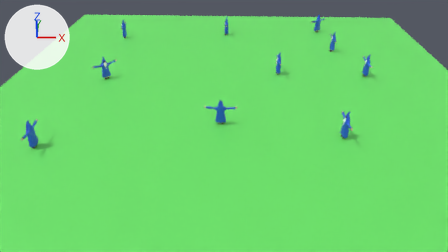
Before and after pictures for a commit that changed the Blender file assets/world.blend.
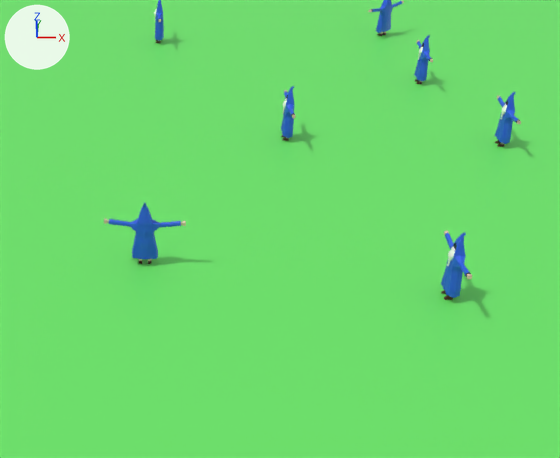
There are two pictures of each version: one from the file's camera 'camera', one close up on the part from 36% to 87% of the width and 7% to 80% of the height. The axes (+X, +Y, +Z) are drawn at upper left. The lights are the same throughout. The last two pictures show the newer version.

The first close-up shows 'Wizzard 4.011', 'Wizzard 4.014', 'Wizzard 4.017', 'Wizzard 4.019', 'floor' and 3 more.
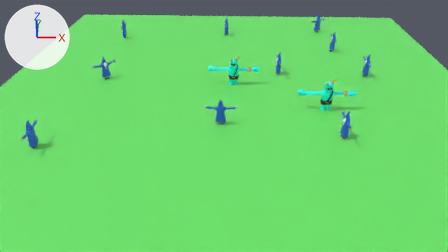
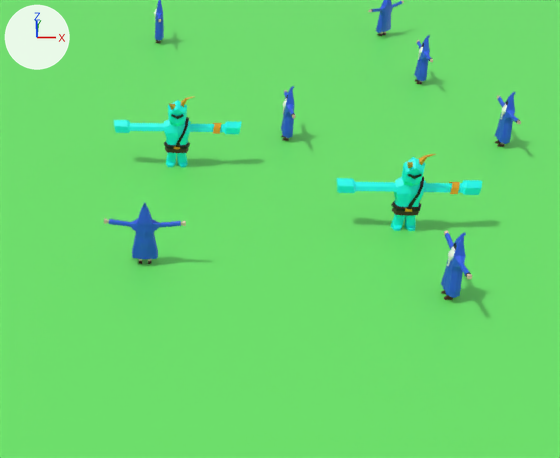
Where the change shows, as pixel boxes (x1, y1, x2, y2) in the close-ups (560 x 458 px):
```json
{"object": "Ogre.001", "change": "added", "after": [336, 154, 482, 231], "faces in mat_ogre_green_002 (cyan #00fff7)": [336, 157, 482, 231], "faces in mat_ogre_black_002 (black #0a0a0a)": [391, 174, 424, 212], "faces in mat_ogre_gold_003 (orange #e7a40f)": [405, 154, 460, 212], "faces in mat_ogre_brown_003 (brown #4d2b26)": [392, 203, 419, 216]}
{"object": "Ogre", "change": "added", "after": [113, 96, 242, 167], "faces in mat_ogre_green (cyan #00fff7)": [113, 100, 242, 167], "faces in mat_ogre_black (black #0a0a0a)": [164, 114, 190, 149], "faces in mat_ogre_gold_001 (orange #e7a40f)": [169, 96, 221, 149]}
```

The change, as JSON lines over the scene's bpy script:
```json
{"op": "add", "block": "mat_ogre_brown_003", "code": ["mat_ogre_brown_003 = principled_material('Ogre brown.003')", "mat_ogre_brown_003.base_color = (0.0735, 0.0238, 0.0194)  # brown #4d2b26"]}
{"op": "add", "block": "mat_ogre_gold_003", "code": ["mat_ogre_gold_003 = principled_material('Ogre gold.003')", "mat_ogre_gold_003.base_color = (0.8, 0.372, 0.00459)  # orange #e7a40f"]}
{"op": "add", "block": "mat_ogre_green_002", "code": ["mat_ogre_green_002 = principled_material('Ogre green.002')", "mat_ogre_green_002.base_color = (0.0, 1.0, 0.934)  # cyan #00fff7"]}
{"op": "add", "block": "mat_ogre_black_002", "code": ["mat_ogre_black_002 = principled_material('Ogre black.002')", "mat_ogre_black_002.base_color = (0.00318, 0.00318, 0.00318)  # black #0a0a0a"]}
{"op": "add", "block": "mat_ogre_brown_001", "code": ["mat_ogre_brown_001 = principled_material('Ogre brown.001')", "mat_ogre_brown_001.base_color = (0.0735, 0.0238, 0.0194)  # brown #4d2b26"]}
{"op": "add", "block": "mat_ogre_gold_001", "code": ["mat_ogre_gold_001 = principled_material('Ogre gold.001')", "mat_ogre_gold_001.base_color = (0.8, 0.372, 0.00459)  # orange #e7a40f"]}
{"op": "add", "block": "mat_ogre_green", "code": ["mat_ogre_green = principled_material('Ogre green')", "mat_ogre_green.base_color = (0.0, 1.0, 0.934)  # cyan #00fff7"]}
{"op": "add", "block": "mat_ogre_black", "code": ["mat_ogre_black = principled_material('Ogre black')", "mat_ogre_black.base_color = (0.00318, 0.00318, 0.00318)  # black #0a0a0a"]}
{"op": "add", "block": "me_cube_003", "code": ["me_cube_003 = bpy.data.meshes.new('Cube.003')", "me_cube_003.from_pydata(...)  # 469 vertices, 466 faces; spans x -5.05..5.05, y -1.07..0.77, z -3.05..2.97", "# faces by material slot: [306, 42, 71, 47]", "me_cube_003.materials.append(mat_ogre_green_002)  # cyan #00fff7", "me_cube_003.materials.append(mat_ogre_brown_003)  # brown #4d2b26", "me_cube_003.materials.append(mat_ogre_black_002)  # black #0a0a0a", "me_cube_003.materials.append(mat_ogre_gold_003)  # orange #e7a40f"]}
{"op": "add", "block": "me_cube_007", "code": ["me_cube_007 = bpy.data.meshes.new('Cube.007')", "me_cube_007.from_pydata(...)  # 469 vertices, 466 faces; spans x -5.05..5.05, y -1.07..0.77, z -3.05..2.97", "# faces by material slot: [306, 42, 71, 47]", "me_cube_007.materials.append(mat_ogre_green)  # cyan #00fff7", "me_cube_007.materials.append(mat_ogre_brown_001)  # brown #4d2b26", "me_cube_007.materials.append(mat_ogre_black)  # black #0a0a0a", "me_cube_007.materials.append(mat_ogre_gold_001)  # orange #e7a40f"]}
{"op": "add", "block": "ob_ogre_001", "code": ["ob_ogre_001 = bpy.data.objects.new('Ogre.001', me_cube_003)", "ob_ogre_001.location = (10.72, -6.27, 2.23)", "ob_ogre_001.scale = (0.658, 0.658, 0.658)"]}
{"op": "add", "block": "ob_ogre", "code": ["ob_ogre = bpy.data.objects.new('Ogre', me_cube_007)", "ob_ogre.location = (0.0, 0.0, 2.23)", "ob_ogre.scale = (0.658, 0.658, 0.658)"]}
```
